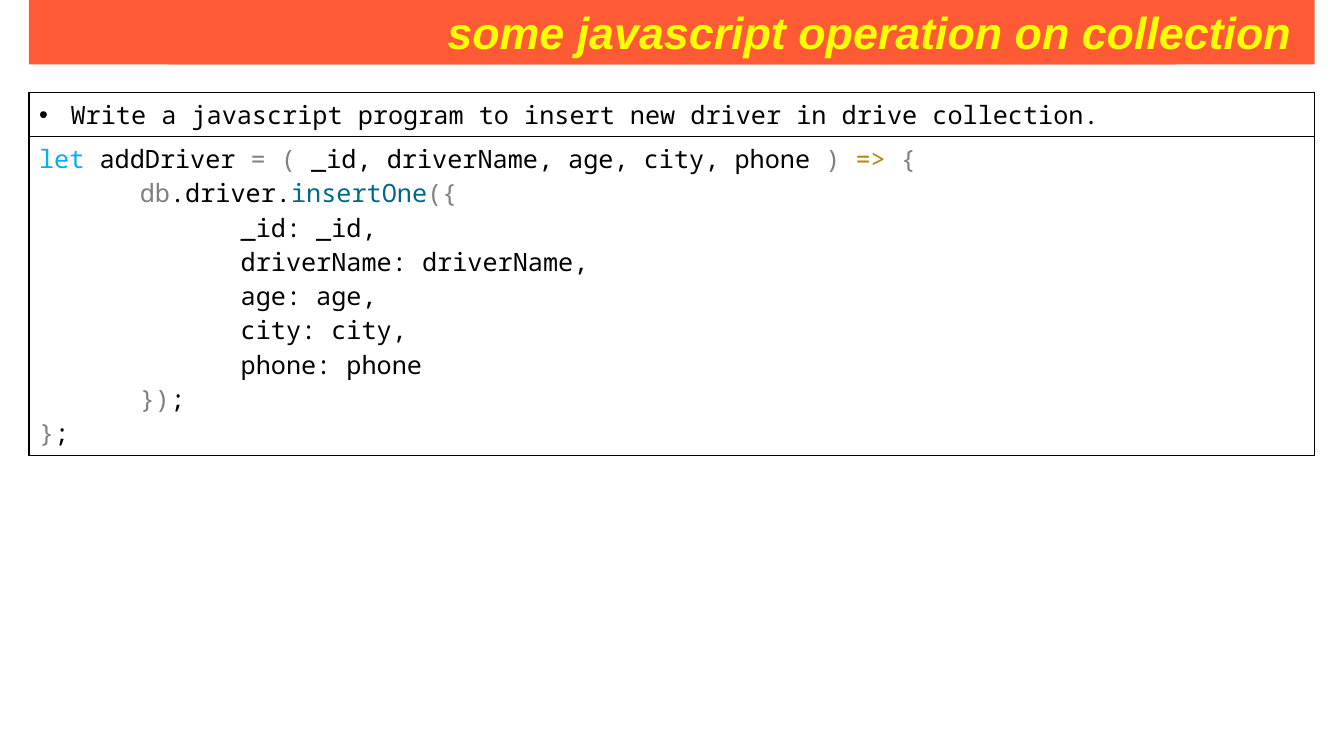
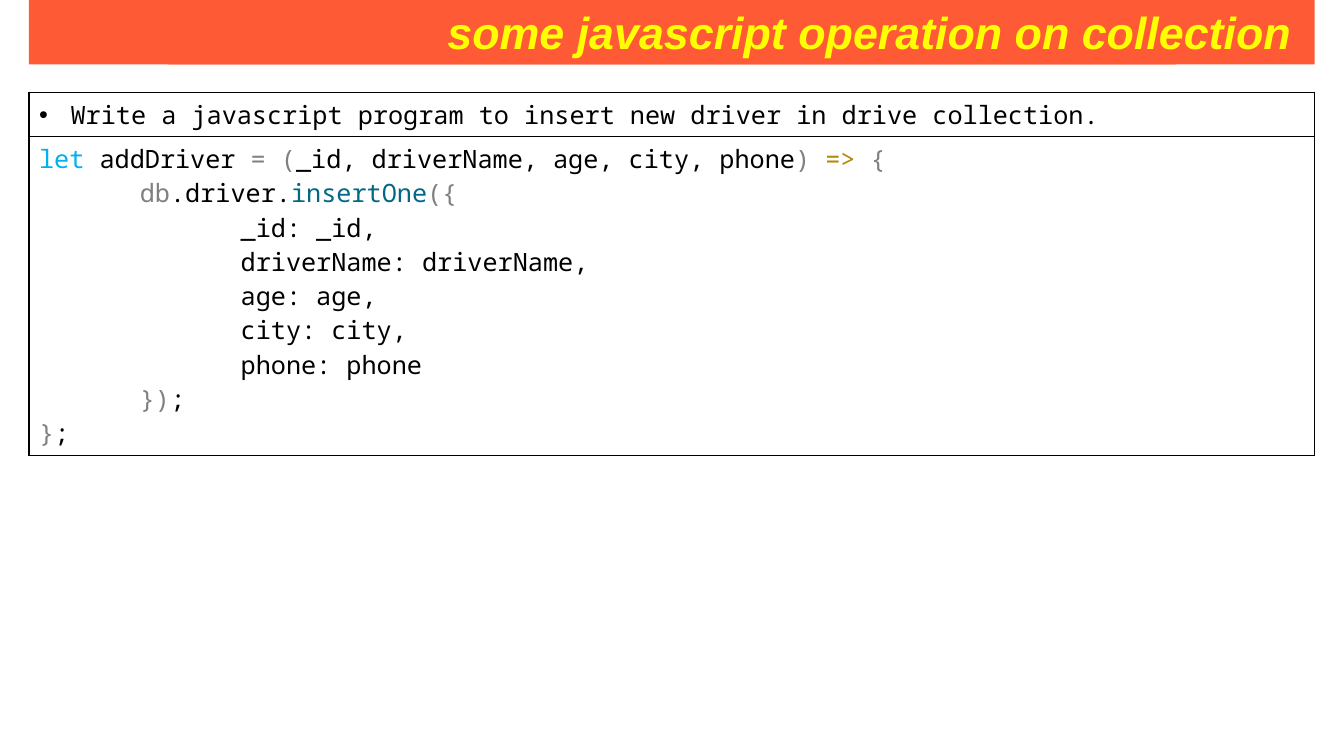
Before and after one commit to Saleel-Bagde/PPT-s, a slide deck: slide 219 of MongoDB PPT.pptx. Drawn at 1344x756 pixels with LibreOffice and Linux fonts; fonts in the diff are those of the drawing. Boxes give left, top, right and bottom in pixels: in the first picture for what was removed or moved away, otherwise in the second. Text is boxed around its words. In the diff, an @@ line names an element or a change of style, - is before the commit and + after.

```diff
--- a/MongoDB PPT.pptx
+++ b/MongoDB PPT.pptx
@@ table at bbox=[29, 93, 1316, 416] @@
-row 2, column 1: let addDriver = ( _id, driverName, age, city, phone ) => { / db.driver.insertOne({ / _id: _id, / driverName: driverName, / age: age, / city: city, / phone: phone / }); / };
+row 2, column 1: let addDriver = (_id, driverName, age, city, phone) => { / db.driver.insertOne({ / _id: _id, / driverName: driverName, / age: age, / city: city, / phone: phone / }); / };
```
Also in this commit, not shown: 4 other slides changed.
